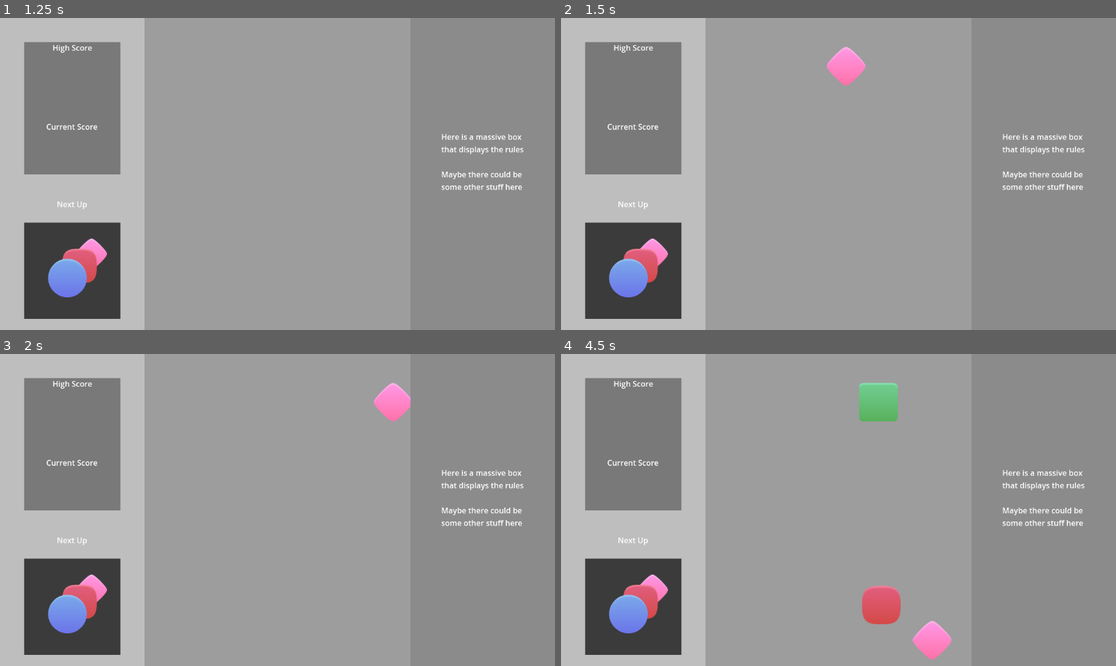
Above: before the commit, frames 1-4 (two rows, left to right).
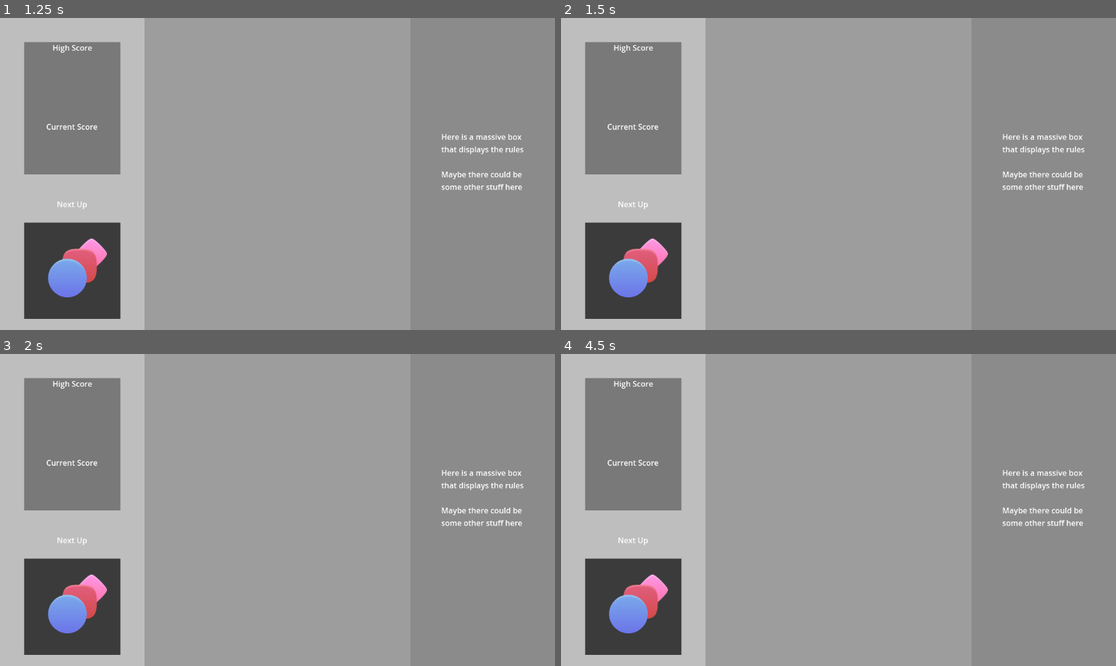
Above: after the commit, the same moments.

Repository: avidandy/CookieTower
Game: Godot game, scene res://Scenes/menu.tscn
Two runs of this game, one before a commit and one after it. Both use one fixed random seed, a clock stepped at 60 frames per second and the inputs below. Sound files missing from this copy of the repository are replaced by a short silence.
Inputs (mouse positions are in pixels of both pictures, inside the frame that each line leads up to):
- Up to frame 1 (1.25 s): click "Play" at 0.5 s
- Up to frame 2 (1.5 s): tap Enter at 1.25 s; move the mouse to (960, 158) at 1.27 s; press the mouse at (960, 158) at 1.28 s
- Up to frame 3 (2 s): no input
- Up to frame 4 (4.5 s): move the mouse to (727, 525) at 2.02 s; release the mouse at (727, 525) at 2.03 s; click (727, 525) at 2.1 s; move the mouse to (894, 441) at 2.77 s; press the mouse at (894, 441) at 2.78 s; move the mouse to (810, 572) at 3.52 s; release the mouse at (810, 572) at 3.53 s; click (810, 572) at 3.6 s; move the mouse to (1005, 556) at 4.27 s; press the mouse at (1005, 556) at 4.28 s

Frame 1 is identical in both runs. In frame 2, 0.5% of the frame differs, in the area x 47-55%, y 9-22%; in frame 3, 0.5%; in frame 4, 2.2%, in the area x 53-71%, y 9-98%.
Error after the commit: Parse Error: Identifier "mouse_pos" not declared in the current scope. (res://Scripts/Manager.gd:88)

Commit message:
Changed how spawning and mouse movement is implemented. Scriptable Object script is now empty.

Diff:
--- a/cookietower/Scripts/Manager.gd
+++ b/cookietower/Scripts/Manager.gd
@@ -4,10 +4,25 @@
 var objInstance = null
 var objPos = null
 
+var picked_body: RigidBody2D
+var joint: PinJoint2D
+var mouse_body: StaticBody2D
+
+
 @export var nextUp : Node2D
 
 func _ready() -> void:
 	GameMessenger.connect("bondingCollision", bonding)
+
+func _physics_process(delta: float) -> void:
+	if mouse_body:
+		var target_pos = get_global_mouse_position()
+
+		target_pos.x = clamp(target_pos.x, 290, 860)
+		target_pos.y = clamp(target_pos.y, 100, 100)
+		mouse_body.global_position = mouse_body.global_position.lerp(target_pos, 0.2)
+
+
 
 func bonding():
 #	print(get_tree().get_nodes_in_group("bonding"))
@@ -47,16 +62,44 @@
 func _input(event):
 
 	if Input.is_action_pressed("leftclick") && objSpawned == false:
-		var obj = nextUp.takeNextShape() as PackedScene
-		objInstance = obj.instantiate()
-		add_child(objInstance)
-		objSpawned = true
+		_pick_body(event.position)
+
 
 	if Input.is_action_just_released("leftclick") && objSpawned == true:
+		_release_body()
 		GameMessenger.objReleased.emit()
 		objSpawned = false
+
+func _pick_body(mouse_pos: Vector2) -> void:
+	var obj = nextUp.takeNextShape() as PackedScene
+	picked_body = obj.instantiate()
+	picked_body.global_position = mouse_pos
+	add_child(picked_body)
+	objSpawned = true
+	picked_body.gravity_scale = 0.0
 
 func _on_body_entered(body):
 	print("Body entered detection area: ", body.name)
 	if body is RigidBody2D:
 		body.set_deferred("freeze", true)
+
+
+	mouse_body = StaticBody2D.new()
+	mouse_body.global_position = mouse_pos
+	add_child(mouse_body)
+
+	joint = PinJoint2D.new()
+	joint.node_a = mouse_body.get_path()
+	joint.node_b = picked_body.get_path()
+	joint.global_position = mouse_pos
+	add_child(joint)
+
+func _release_body() -> void:
+	picked_body.gravity_scale = 1
+	if joint:
+		joint.queue_free()
+		joint = null
+	if mouse_body:
+		mouse_body.queue_free()
+		mouse_body = null
+	picked_body = null
--- a/cookietower/Scripts/SpawnableObject.gd
+++ b/cookietower/Scripts/SpawnableObject.gd
@@ -1,25 +1,26 @@
 extends RigidBody2D
-
-@export var justSpawned: bool = false
-
-
-func _ready() -> void:
-	GameMessenger.connect("objReleased", dropObj)
-	self.set_freeze_enabled(true)
-	justSpawned = true
-
-func _physics_process(delta: float) -> void:
-	if justSpawned:
-		objFollow()
-
-func objFollow():
-	self.position.y = 100
-	var mouse_pos = get_viewport().get_mouse_position()
-	self.position.x = self.position.lerp (mouse_pos, .1).x
-	self.position.x = clamp (position.x, 80, (1152-80))
-
-func dropObj():
-	print("Drop")
-	justSpawned = false
-	self.set_freeze_enabled(false)
-	GameMessenger.disconnect("objReleased", dropObj)
+#
+#@export var justSpawned: bool = false
+#
+#
+#func _ready() -> void:
+	#GameMessenger.connect("objReleased", dropObj)
+	##self.set_freeze_enabled(true)
+	#justSpawned = true
+	#
+#func _physics_process(delta: float) -> void:
+	#if justSpawned:
+		#pass
+		#objFollow()
+#
+#func objFollow():
+	#self.position.y = 100
+	#var mouse_pos = get_viewport().get_mouse_position()
+	#self.position.x = self.position.lerp (mouse_pos, .1).x
+	#self.position.x = clamp (position.x, 80, (1152-80))
+	#
+#func dropObj():
+	#print("Drop")
+	#justSpawned = false
+	#self.set_freeze_enabled(false)
+	#GameMessenger.disconnect("objReleased", dropObj)
